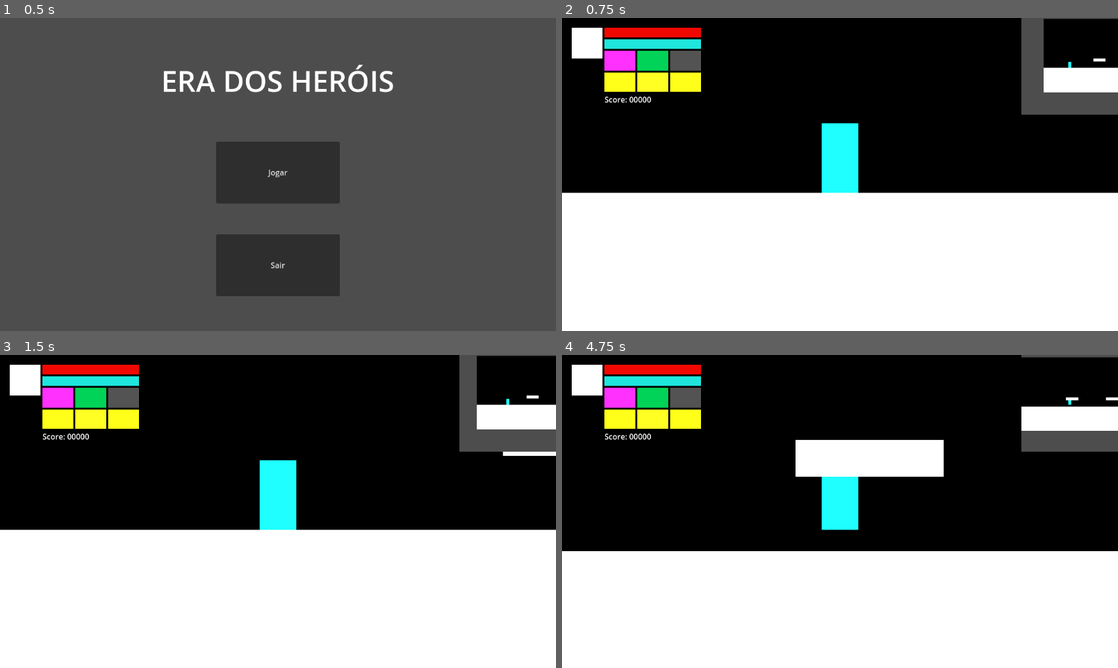
Above: before the commit, frames 1-4 (two rows, left to right).
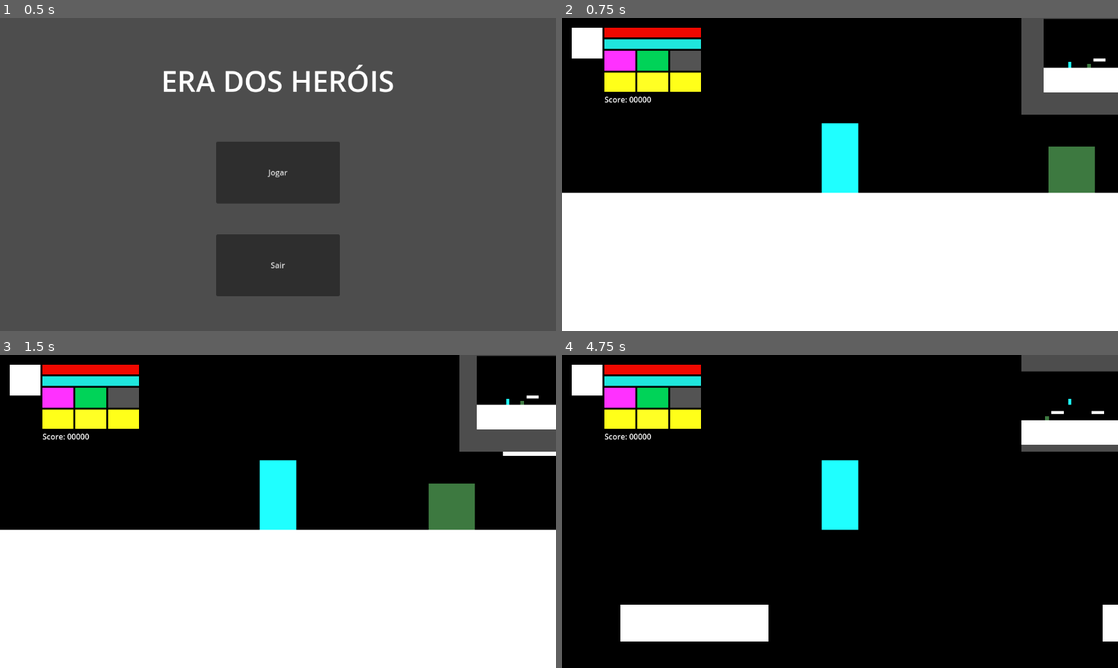
Above: after the commit, the same moments.

Repository: Dreyyyyy/era-dos-herois
Game: Godot game, scene res://scenes/ui/Main.tscn
Two runs of this game, one before a commit and one after it. Both use one fixed random seed, a clock stepped at 60 frames per second and the inputs below.
Inputs:
- Up to frame 1 (0.5 s): no input
- Up to frame 2 (0.75 s): click "Jogar" at 0.5 s
- Up to frame 3 (1.5 s): tap Enter at 1.25 s; hold D (player_right) from 1.28 s (still down); hold Shift (player_run) from 1.28 s (still down)
- Up to frame 4 (4.75 s): tap Space (player_jump) at 1.52, 2.27, 3.77, 4.52 s; release Shift (player_run) at 2.03 s; tap Shift (player_run) at 2.1, 3.6 s; release D (player_right) at 2.78 s; hold A (player_left) 2.78-3.53 s; hold Shift (player_run) 2.78-3.53 s; hold D (player_right) from 3.53 s (still down); hold Shift (player_run) from 4.28 s (still down)

Frame 1 is identical in both runs. In frame 2, 1.3% of the frame differs, in the area x 87-96%, y 14-56%; in frame 3, 1.3%; in frame 4, 39%, in the area x 0-100%, y 0-100%.

Commit message:
started to create goblin

Diff:
--- a/project.godot
+++ b/project.godot
@@ -12,7 +12,7 @@
 
 config/name="Era dos herois"
 run/main_scene="uid://c0vsldofnvdsl"
-config/features=PackedStringArray("4.4", "Mobile")
+config/features=PackedStringArray("4.5", "Mobile")
 config/icon="res://icon.svg"
 
 [display]
--- /dev/null
+++ b/scenes/enemies/Goblin.tscn
@@ -0,0 +1,32 @@
+[gd_scene load_steps=4 format=3 uid="uid://ol06twnxw7a"]
+
+[ext_resource type="Script" uid="uid://bxgeiec8f62f0" path="res://scripts/enemies/Goblin.gd" id="1_381q1"]
+
+[sub_resource type="RectangleShape2D" id="RectangleShape2D_y77wa"]
+size = Vector2(80, 80)
+
+[sub_resource type="CircleShape2D" id="CircleShape2D_381q1"]
+radius = 312.40997
+
+[node name="Goblin" type="CharacterBody2D"]
+script = ExtResource("1_381q1")
+
+[node name="CollisionShape2D" type="CollisionShape2D" parent="."]
+shape = SubResource("RectangleShape2D_y77wa")
+
+[node name="ColorRect" type="ColorRect" parent="."]
+offset_left = -40.0
+offset_top = -40.0
+offset_right = 40.0
+offset_bottom = 40.0
+color = Color(0.23940068, 0.47504026, 0.25065753, 1)
+
+[node name="DetectionArea" type="Area2D" parent="."]
+collision_layer = 2
+collision_mask = 2
+
+[node name="CollisionShape2D" type="CollisionShape2D" parent="DetectionArea"]
+shape = SubResource("CircleShape2D_381q1")
+
+[connection signal="body_entered" from="DetectionArea" to="." method="_on_detection_area_body_entered"]
+[connection signal="body_exited" from="DetectionArea" to="." method="_on_detection_area_body_exited"]
--- a/scenes/levels/Level1.tscn
+++ b/scenes/levels/Level1.tscn
@@ -1,7 +1,8 @@
-[gd_scene load_steps=7 format=3 uid="uid://dpbi0ophdhwuj"]
+[gd_scene load_steps=8 format=3 uid="uid://dpbi0ophdhwuj"]
 
 [ext_resource type="PackedScene" uid="uid://bm216j6wy7hu5" path="res://scenes/player/Player.tscn" id="1_1pwbc"]
 [ext_resource type="PackedScene" uid="uid://cs3xlnrhlcwxe" path="res://scenes/ui/MinimapUI.tscn" id="1_x4si1"]
+[ext_resource type="PackedScene" uid="uid://ol06twnxw7a" path="res://scenes/enemies/Goblin.tscn" id="2_fh0io"]
 [ext_resource type="PackedScene" uid="uid://cyry4pkm2gvxj" path="res://scenes/ui/PlayerUI.tscn" id="2_j08sa"]
 
 [sub_resource type="RectangleShape2D" id="RectangleShape2D_gckpv"]
@@ -36,6 +37,9 @@
 
 [node name="Player" parent="." instance=ExtResource("1_1pwbc")]
 position = Vector2(88, 480)
+
+[node name="Goblin" parent="." instance=ExtResource("2_fh0io")]
+position = Vector2(488, 472)
 
 [node name="Platform" type="StaticBody2D" parent="."]
 
--- a/scenes/player/Player.tscn
+++ b/scenes/player/Player.tscn
@@ -6,6 +6,7 @@
 size = Vector2(64, 120)
 
 [node name="Player" type="CharacterBody2D"]
+collision_layer = 3
 script = ExtResource("1_wr5hl")
 
 [node name="CollisionShape2D" type="CollisionShape2D" parent="."]
--- /dev/null
+++ b/scripts/enemies/Goblin.gd
@@ -0,0 +1,9 @@
+extends CharacterBody2D
+
+# https://www.youtube.com/watch?v=9u59U-DWNJs
+func _on_detection_area_body_entered(body: Node2D) -> void:
+	print("Player has entered the area");
+
+
+func _on_detection_area_body_exited(body: Node2D) -> void:
+	print("Player has exited the area");
Not shown, added: scripts/enemies/Goblin.gd.uid
Not shown, added: Doc/Quadro-Kanban-5.pdf
